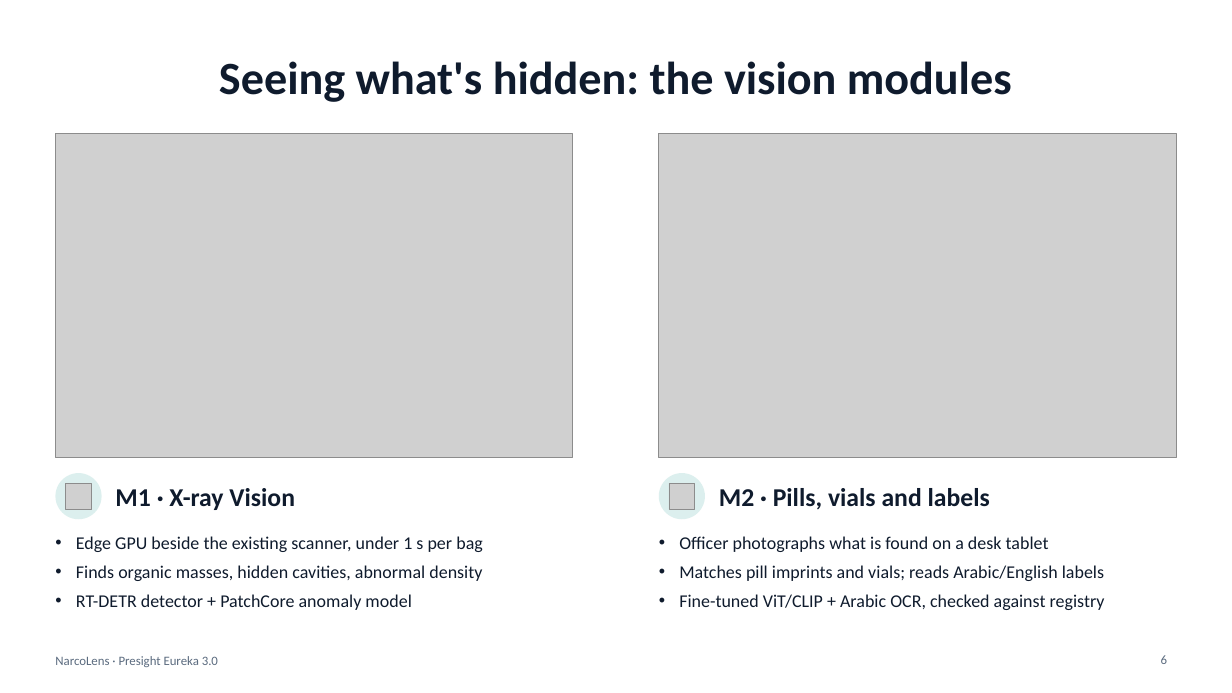
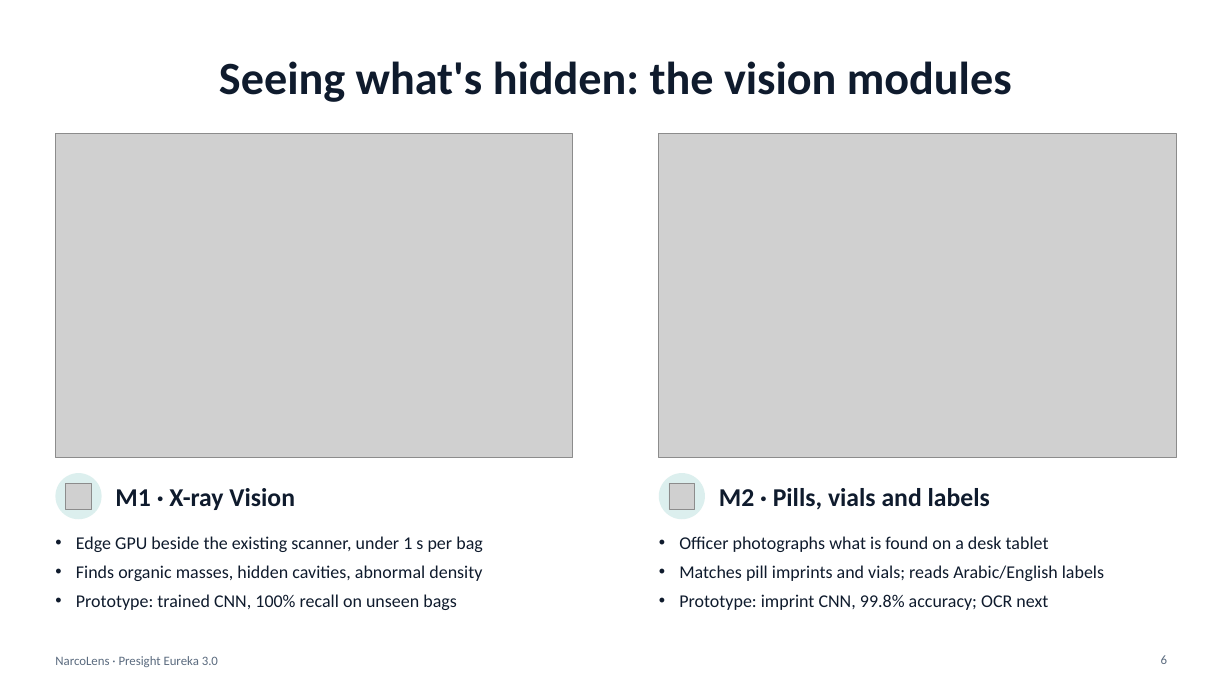
Before and after one commit to riaz-95/ProvisionX, a slide deck: slide 6 of narcolens-pitch-deck.pptx. Drawn at 1232x693 pixels with LibreOffice and Linux fonts; fonts in the diff are those of the drawing; grey boxes stand for pictures. Boxes give left, top, right and bottom in pixels: in the first picture for what was removed or moved away, otherwise in the second. Text is boxed around its words. In the diff, an @@ line names an element or a change of style, - is before the commit and + after.

```diff
--- a/narcolens-pitch-deck.pptx
+++ b/narcolens-pitch-deck.pptx
@@ text at (x1=76, y1=594, x2=457, y2=610): text changed @@
-• RT-DETR detector + PatchCore anomaly model
+• Prototype: trained CNN, 100% recall on unseen bags
@@ text at (x1=679, y1=594, x2=1048, y2=610): text changed @@
-• Fine-tuned ViT/CLIP + Arabic OCR, checked against registry
+• Prototype: imprint CNN, 99.8% accuracy; OCR next
```
Also in this commit, not shown: 1 other slide changed, 1 slide added, 1 slide removed, 17 other files.
